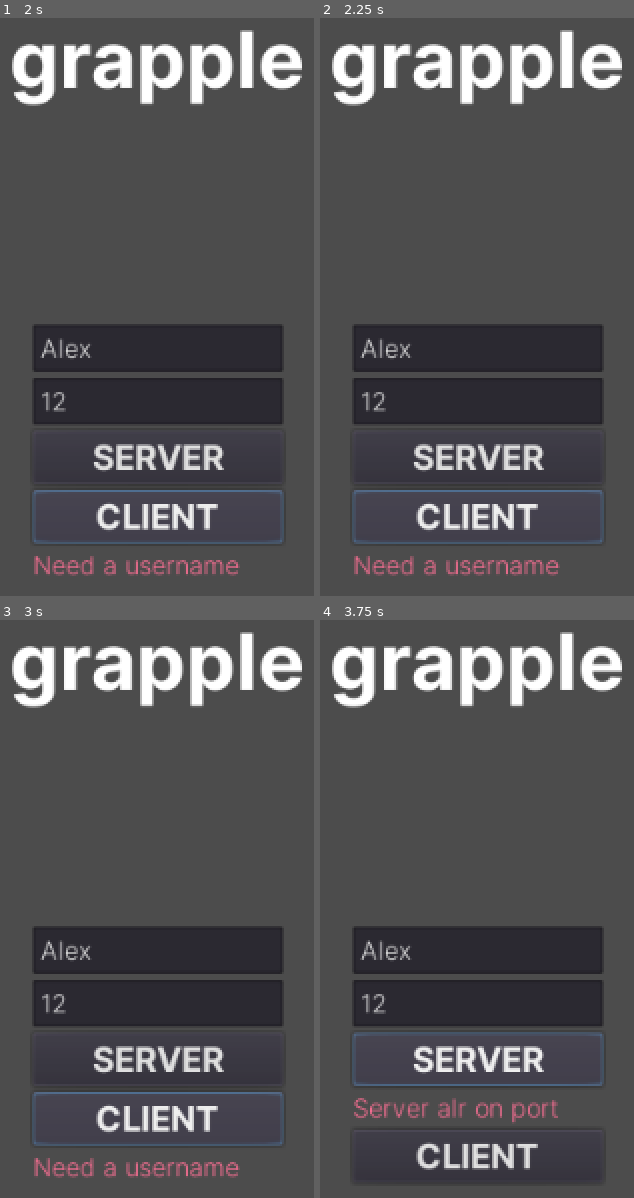
Above: before the commit, frames 1-4 (two rows, left to right).
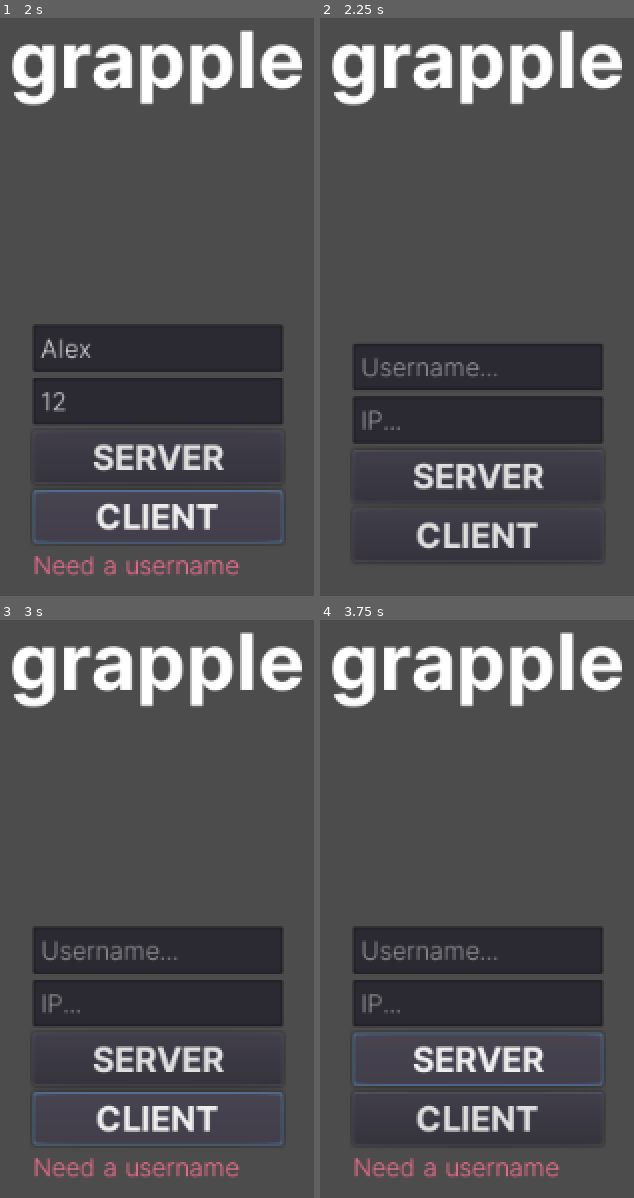
Above: after the commit, the same moments.

Repository: SDArtsCode/grapple-online
Game: Godot game, scene res://UI/Offline.tscn
Two runs of this game, one before a commit and one after it. Both use one fixed random seed, a clock stepped at 60 frames per second and the inputs below.
Inputs (mouse positions are in pixels of both pictures, inside the frame that each line leads up to):
- Up to frame 1 (2 s): click (157, 364) at 0.52 s; type "Alex" at 0.6 s; click (157, 422) at 0.75 s; type "12" at 0.83 s; click "CLIENT" at 1.25 s
- Up to frame 2 (2.25 s): click "CLIENT" at 2 s
- Up to frame 3 (3 s): click "CLIENT" at 2.75 s
- Up to frame 4 (3.75 s): click "SERVER" at 3.5 s

Frame 1 is identical in both runs. In frame 2, 12% of the frame differs, in the area x 10-91%, y 52-97%; in frame 3, 0.8%; in frame 4, 4.8%.

Commit message:
init the sequel

Diff:
--- a/Game/OnlineGame.gd
+++ b/Game/OnlineGame.gd
@@ -1,26 +1,35 @@
 extends Node2D
 
+const GAME_TIME : int = 60
 
-# Declare member variables here. Examples:
-# var a = 2
-# var b = "text"
+var players : Array = [
+	[],
+	[]
+]
 
-const MATCH_TIME : int = 300
-var time : float = MATCH_TIME
+var scores : Array = [0, 0]
+onready var t_label = $UI/Control/CenterContainer/VBoxContainer/TimeLabel
+onready var s_label = $UI/Control/CenterContainer/VBoxContainer/ScoreLabel
 
-# Called when the node enters the scene tree for the first time.
 func _ready():
-	for player_key in Network.players.keys():
+	load_players()
+	if Network.is_server:
+		#$GameTimer.start(GAME_TIME)
+		rpc('update_time', GAME_TIME)
+		rpc('update_scores')
+		rpc('load_players')
+
+remotesync func load_players():
+	var self_id = get_tree().get_network_unique_id()
+	for player in Network.players:
 		pass
-	if Network.is_server:
-		pass
+	pass
 
-	get_tree().paused = true
-	$transition.emitting = true
-	yield(get_tree().create_timer(1.0), "timeout")
-	get_tree().paused = false
+func _process(_delta):
+	pass
 
-func _process(delta):
-	if Network.is_server:
-		time -= delta
-		rset_unreliable('time', time)
+remotesync func update_time(new_time):
+	$GameTimer.start(new_time)
+
+remotesync func update_scores():
+	s_label.update_score(scores)
--- a/Game/OnlineGame.tscn
+++ b/Game/OnlineGame.tscn
@@ -1,128 +1,79 @@
-[gd_scene load_steps=17 format=2]
+[gd_scene load_steps=8 format=2]
 
-[ext_resource path="res://Online/OnlineGame.gd" type="Script" id=1]
-[ext_resource path="res://scoreboard.gd" type="Script" id=2]
-[ext_resource path="res://Online/OnlineGameUI.tscn" type="PackedScene" id=3]
-[ext_resource path="res://Online/OnlineTimer.gd" type="Script" id=4]
-[ext_resource path="res://Group 2.png" type="Texture" id=5]
-[ext_resource path="res://goal.tscn" type="PackedScene" id=6]
-[ext_resource path="res://Ball.tscn" type="PackedScene" id=7]
-[ext_resource path="res://player.tscn" type="PackedScene" id=8]
-[ext_resource path="res://circ.png" type="Texture" id=9]
-[ext_resource path="res://OnlinePlayer.gd" type="Script" id=10]
-[ext_resource path="res://OnlineBall.gd" type="Script" id=11]
-[ext_resource path="res://Assets/static/Inter-Light.ttf" type="DynamicFontData" id=12]
-[ext_resource path="res://Assets/static/Inter-Bold.ttf" type="DynamicFontData" id=13]
+[ext_resource path="res://Game/OnlineGame.gd" type="Script" id=1]
+[ext_resource path="res://Assets/Group 2.png" type="Texture" id=2]
+[ext_resource path="res://Assets/static/Inter-Bold.ttf" type="DynamicFontData" id=3]
+[ext_resource path="res://Game/TimeLabel.gd" type="Script" id=4]
+[ext_resource path="res://Game/ScoreLabel.gd" type="Script" id=5]
 
-[sub_resource type="DynamicFont" id=4]
-size = 115
+[sub_resource type="DynamicFont" id=1]
 use_filter = true
-font_data = ExtResource( 13 )
+font_data = ExtResource( 3 )
 
-[sub_resource type="DynamicFont" id=5]
-size = 64
+[sub_resource type="DynamicFont" id=2]
+size = 22
 use_filter = true
-font_data = ExtResource( 12 )
-
-[sub_resource type="Curve" id=2]
-_data = [ Vector2( 0, 1 ), 0.0, 0.0, 0, 0, Vector2( 1, 0 ), 0.0, 0.0, 0, 0 ]
+font_data = ExtResource( 3 )
 
 [node name="OnlineGame" type="Node2D"]
 script = ExtResource( 1 )
 
-[node name="Center" type="Polygon2D" parent="."]
-color = Color( 1, 1, 1, 0.294118 )
-polygon = PoolVector2Array( -8, -8, -8, 8, 8, 8, 8, -8 )
+[node name="Group2" type="Sprite" parent="."]
+position = Vector2( 512, 300 )
+scale = Vector2( 0.266667, 0.277778 )
+texture = ExtResource( 2 )
 
-[node name="OnlineGameUI" parent="." instance=ExtResource( 3 )]
+[node name="UI" type="CanvasLayer" parent="."]
 
-[node name="Control" type="Control" parent="."]
+[node name="Control" type="Control" parent="UI"]
 anchor_right = 1.0
 anchor_bottom = 1.0
 
-[node name="RichTextLabel2" type="RichTextLabel" parent="Control"]
-margin_left = 1634.0
-margin_top = 345.0
-margin_right = 2212.0
-margin_bottom = 527.0
-custom_colors/default_color = Color( 0, 0, 0, 0.333333 )
-custom_fonts/mono_font = SubResource( 4 )
-custom_fonts/normal_font = SubResource( 4 )
-bbcode_enabled = true
-bbcode_text = "[center]1 - 1"
-text = "1 - 1"
-script = ExtResource( 2 )
+[node name="CenterContainer" type="CenterContainer" parent="UI/Control"]
+anchor_right = 1.0
+margin_bottom = 168.0
 
-[node name="timer" type="RichTextLabel" parent="Control"]
-margin_left = 1634.0
-margin_top = 249.0
-margin_right = 2212.0
-margin_bottom = 337.0
-custom_colors/default_color = Color( 0, 0, 0, 0.180392 )
-custom_fonts/normal_font = SubResource( 5 )
-bbcode_enabled = true
-bbcode_text = "[center]1 - 1"
-text = "1 - 1"
+[node name="VBoxContainer" type="VBoxContainer" parent="UI/Control/CenterContainer"]
+margin_left = 456.0
+margin_top = 58.0
+margin_right = 567.0
+margin_bottom = 110.0
+
+[node name="TimeLabel" type="Label" parent="UI/Control/CenterContainer/VBoxContainer"]
+margin_right = 111.0
+margin_bottom = 20.0
+custom_colors/font_color = Color( 0.596078, 0.596078, 0.596078, 1 )
+custom_fonts/font = SubResource( 1 )
+text = "gwasdasd"
+align = 1
+valign = 1
 script = ExtResource( 4 )
+timer_path = NodePath("../../../../../GameTimer")
 
-[node name="walls" type="Node2D" parent="."]
-scale = Vector2( 2, 2 )
+[node name="ScoreLabel" type="Label" parent="UI/Control/CenterContainer/VBoxContainer"]
+margin_top = 24.0
+margin_right = 111.0
+margin_bottom = 52.0
+custom_colors/font_color = Color( 0.596078, 0.596078, 0.596078, 1 )
+custom_fonts/font = SubResource( 2 )
+text = "gwasdasd"
+align = 1
+valign = 1
+script = ExtResource( 5 )
 
-[node name="StaticBody2D" type="StaticBody2D" parent="walls"]
-
-[node name="CollisionPolygon2D" type="CollisionPolygon2D" parent="walls/StaticBody2D"]
-visible = false
-position = Vector2( -0.5, 37.9187 )
-scale = Vector2( 1, 0.964 )
-polygon = PoolVector2Array( 1, 674.358, 43.5, 710.665, 43.5, 723.5, 43.5, 794.172, 45.5, 805.064, 48.5, 811.288, 51, 814.918, 57, 821.143, 297.5, 1047.5, 301.5, 1050.5, 305.5, 1052.5, 311, 1054.5, 318.5, 1055.5, 325.5, 1056.5, 1591.5, 1056.5, 1608.5, 1055, 1613.5, 1053.5, 1622.5, 1048.5, 1867.5, 818.03, 1872, 812.325, 1875, 806.101, 1876.5, 801.952, 1877.5, 793.653, 1877.5, 710.665, 1920.5, 674.358, 2159, 685, 2159.5, 355.5, 1920.5, 368.342, 1877.5, 330.997, 1877.5, 251.122, 1876, 238.155, 1873, 230.894, 1869, 224.669, 1623.5, -6.5, 1619, -9.5, 1614, -12, 1607.5, -14, 1601.5, -15, 1595, -15.5, 326.5, -15.5, 311.5, -14, 305.5, -11.5, 301.5, -9.5, 298, -6.5, 298, -6.5, 292, -1.5, 54, 222.595, 50, 227.782, 47, 233.487, 45, 237.636, 43.5, 242.5, 43.5, 330.479, 0.5, 367.304, -261, 520.831, -171, -124, 2495.5, -145, 2509.5, 1334, -267, 1333.5, -261, 523.943 )
-
-[node name="Sprite" type="Sprite" parent="walls"]
-position = Vector2( 960, 540 )
-scale = Vector2( 0.5, 0.5 )
-z_index = -4
-texture = ExtResource( 5 )
-
-[node name="OnlineBall" parent="." instance=ExtResource( 7 )]
-position = Vector2( 480, 183 )
-script = ExtResource( 11 )
-
-[node name="OnlinePlayer1" parent="." instance=ExtResource( 8 )]
-position = Vector2( 2273, 1052 )
-script = ExtResource( 10 )
-
-[node name="OnlinePlayer2" parent="." instance=ExtResource( 8 )]
-position = Vector2( 478, 287 )
-z_index = -1
-script = ExtResource( 10 )
-player_num = 1
+[node name="GameTimer" type="Timer" parent="."]
 
 [node name="Camera2D" type="Camera2D" parent="."]
-position = Vector2( 1920, 1080 )
-current = true
-zoom = Vector2( 4, 4 )
+offset = Vector2( 512, 300 )
 
-[node name="team_left" parent="." instance=ExtResource( 6 )]
-position = Vector2( -200, 1080 )
+[node name="Player" type="KinematicBody2D" parent="."]
 
-[node name="team_right" parent="." instance=ExtResource( 6 )]
-position = Vector2( 4040, 1080 )
-scale = Vector2( -1, 1 )
-team_num = 2
+[node name="Label" type="Label" parent="Player"]
+margin_left = -96.0
+margin_top = -40.0
+margin_right = 96.0
+margin_bottom = -26.0
+align = 1
+valign = 1
 
-[node name="transition" type="CPUParticles2D" parent="."]
-pause_mode = 2
-position = Vector2( 1920, 1080 )
-z_index = 10
-emitting = false
-amount = 100
-lifetime = 2.0
-one_shot = true
-explosiveness = 1.0
-texture = ExtResource( 9 )
-emission_shape = 2
-emission_rect_extents = Vector2( 1920, 1080 )
-gravity = Vector2( 0, 0 )
-scale_amount_curve = SubResource( 2 )
-color = Color( 0, 0, 0, 1 )
-
-[editable path="team_left"]
+[node name="Sprite" type="Sprite" parent="Player"]
--- /dev/null
+++ b/Game/ScoreLabel.gd
@@ -0,0 +1,5 @@
+extends Label
+
+
+func update_score(scores : Array):
+	text = str(scores[0]) + " - " + str(scores[1])
--- /dev/null
+++ b/Game/TimeLabel.gd
@@ -0,0 +1,10 @@
+extends Label
+
+export var timer_path : NodePath
+var timer : Timer
+
+func _ready():
+	timer = get_node(timer_path)
+
+func _process(delta):
+	text = str(int(timer.time_left))
--- a/Network.gd
+++ b/Network.gd
@@ -76,10 +76,10 @@
 	return false
 
 func join_server() -> bool:
+	if client:
+		disconnect_self()
 	client = NetworkedMultiplayerENet.new()
-	print(ip_address)
 	var err = client.create_client(ip_address, DEFAULT_PORT)
-	print(err)
 	if err != OK:
 		client = null
 		return false
Binary file added: Assets/Group 2.png
Not shown, added: Assets/Group 2.png.import
Binary file removed: Assets/PixelMap1.ase
Binary file removed: Assets/PixelMap1.png
Binary file removed: Assets/PixelMapMockup.ase
Binary file added: Assets/Untitled2.png
Not shown, changed: Assets/Untitled2.png.import
Binary file added: Assets/circle.png
Not shown, added: Assets/circle.png.import
Not shown, changed: grapple-online.pck
